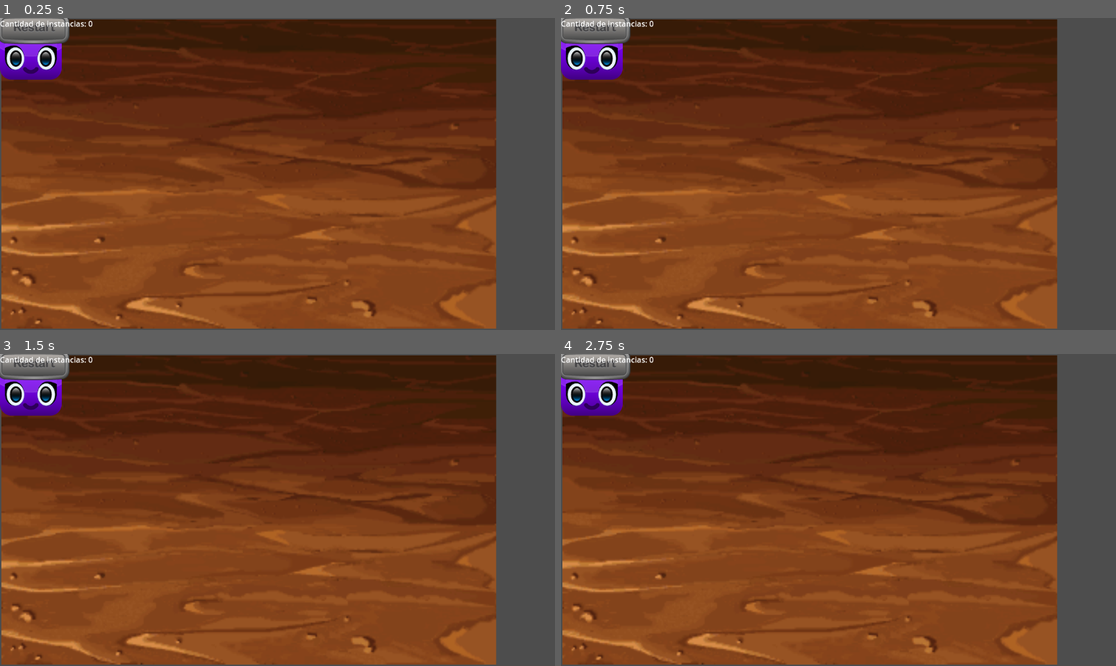
Above: before the commit, frames 1-4 (two rows, left to right).
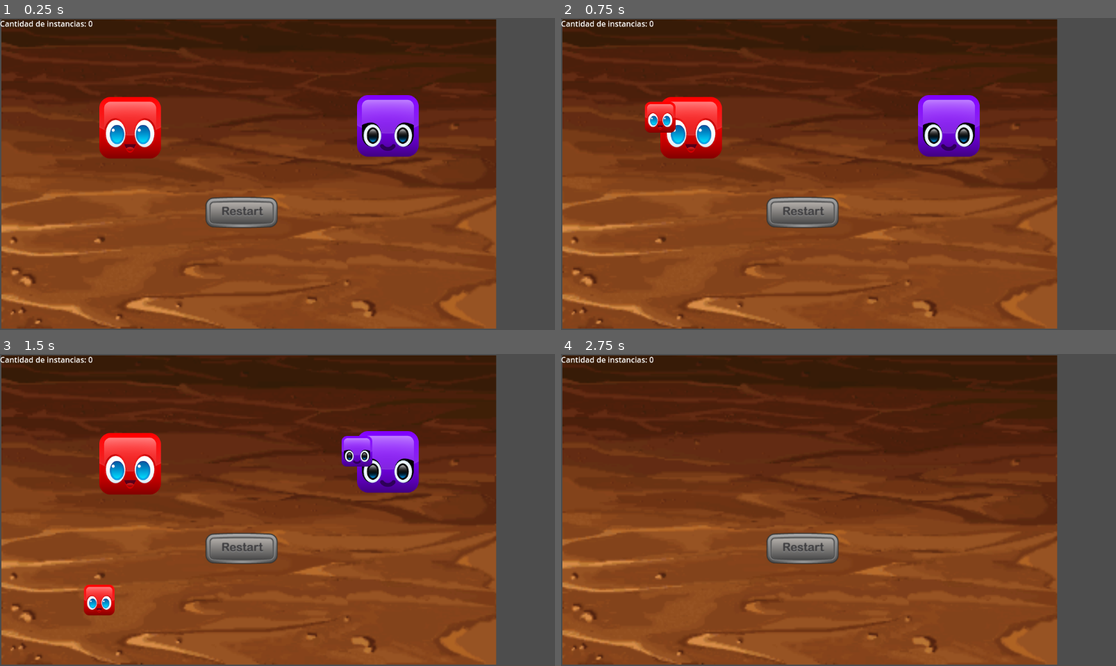
Above: after the commit, the same moments.

Repository: Agustin-GD/ejercicio_senales_AGD
Game: Godot game, scene res://scenes/Menu/Menu.tscn
Two runs of this game, one before a commit and one after it. Both use one fixed random seed, a clock stepped at 60 frames per second and the inputs below.
Inputs (mouse positions are in pixels of both pictures, inside the frame that each line leads up to; where the layout moved, square brackets give the same spot in the first picture):
- Up to frame 1 (0.25 s): no input
- Up to frame 2 (0.75 s): click (688, 127) [594, 49] at 0.5 s
- Up to frame 3 (1.5 s): click (388, 463) [33, 385] at 1.25 s
- Up to frame 4 (2.75 s): click (799, 547) [594, 363] at 2 s

The runs differ from the first frame. In frame 1, 7.8% of the frame differs, in the area x 0-76%, y 0-68%; in frame 2, 8.1%; in frame 3, 8.6%, in the area x 0-76%, y 0-84%; in frame 4, 3.5%.
Error before the commit: Invalid call. Nonexistent function 'instance' in base 'PackedScene'. (res://scenes/Buttons/VioletGenerator/VioletGenerator.gd:17)

Commit message:
Reset funcional y bug fixes
Reset ahora deletea todo, arreglada la funcionalidad del instance, era instantiate, error de mi parte, corregido.

Diff:
--- a/scenes/Buttons/RedGenerator/RedGenerator.gd
+++ b/scenes/Buttons/RedGenerator/RedGenerator.gd
@@ -11,12 +11,14 @@
 	pass
 
 
-func _on_button_down():
-	generate_block() #Efectua la función generate_block.
-
 func generate_block():
-	var Clon_Block = preload("res://scenes/Blocks/Red/BlockRed.tscn").instance() #Instancia la escena.
+	var scene_Block = preload("res://scenes/Blocks/Red/BlockRed.tscn") #Instancia la escena.
+	var Clon_Block = scene_Block.instantiate()
 	add_child (Clon_Block) #Jerarquiza por debajo de la escena original al bloque generado.
 
 func delete():
 	queue_free() #Elimina la instancia
+
+
+func _on_button_down():
+		generate_block() #Efectua la función generate_block.
--- a/scenes/Buttons/RedGenerator/RedGenerator.tscn
+++ b/scenes/Buttons/RedGenerator/RedGenerator.tscn
@@ -4,6 +4,7 @@
 [ext_resource type="Script" path="res://scenes/Buttons/RedGenerator/RedGenerator.gd" id="2_vjrkn"]
 
 [node name="RedGenerator" type="TextureButton"]
+action_mode = 0
 texture_normal = ExtResource("1")
 script = ExtResource("2_vjrkn")
 
--- /dev/null
+++ b/scenes/Buttons/Reset/Reset.gd
@@ -0,0 +1,16 @@
+extends TextureButton
+
+
+# Called when the node enters the scene tree for the first time.
+func _ready():
+	pass # Replace with function body.
+
+
+# Called every frame. 'delta' is the elapsed time since the previous frame.
+func _process(delta):
+	pass
+
+
+func _on_button_down():
+	for block in get_tree().get_nodes_in_group("blocks"):
+		block.delete() #llama todos los blocks en el grupo y ejecuta .delete()
--- a/scenes/Buttons/Reset/Reset.tscn
+++ b/scenes/Buttons/Reset/Reset.tscn
@@ -1,11 +1,10 @@
-[gd_scene load_steps=2 format=2]
+[gd_scene load_steps=3 format=3 uid="uid://b5t4tbdtjl1xv"]
 
-[ext_resource path="res://assets/restart.png" type="Texture" id=1]
+[ext_resource type="Texture2D" uid="uid://dlrbytvyhp1kb" path="res://assets/restart.png" id="1"]
+[ext_resource type="Script" path="res://scenes/Buttons/Reset/Reset.gd" id="2_bofam"]
 
 [node name="Reset" type="TextureButton"]
-margin_right = 40.0
-margin_bottom = 40.0
-texture_normal = ExtResource( 1 )
-__meta__ = {
-"_edit_use_anchors_": false
-}
+texture_normal = ExtResource("1")
+script = ExtResource("2_bofam")
+
+[connection signal="button_down" from="." to="." method="_on_button_down"]
--- a/scenes/Buttons/VioletGenerator/VioletGenerator.gd
+++ b/scenes/Buttons/VioletGenerator/VioletGenerator.gd
@@ -14,7 +14,8 @@
 	generate_block() #Efectua la función generate_block.
 
 func generate_block():
-	var Clon_Block = preload("res://scenes/Blocks/Violet/BlockViolet.tscn").instance() #Instancia la escena.
+	var scene_Block = preload("res://scenes/Blocks/Violet/BlockViolet.tscn")#Instancia la escena.
+	var Clon_Block = scene_Block.instantiate()
 	add_child (Clon_Block) #Jerarquiza por debajo de la escena original al bloque generado.
 
 func delete():
--- a/scenes/Buttons/VioletGenerator/VioletGenerator.tscn
+++ b/scenes/Buttons/VioletGenerator/VioletGenerator.tscn
@@ -4,6 +4,7 @@
 [ext_resource type="Script" path="res://scenes/Buttons/VioletGenerator/VioletGenerator.gd" id="2_fhfhb"]
 
 [node name="VioletGenerator" type="TextureButton"]
+action_mode = 0
 texture_normal = ExtResource("1")
 script = ExtResource("2_fhfhb")
 
--- a/scenes/Menu/Menu.tscn
+++ b/scenes/Menu/Menu.tscn
@@ -18,14 +18,22 @@
 texture = ExtResource("1")
 
 [node name="RedGenerator" parent="." groups=["blocks"] instance=ExtResource("3")]
+offset_left = 206.0
+offset_top = 164.0
+offset_right = 334.0
+offset_bottom = 292.0
 
 [node name="VioletGenerator" parent="." groups=["blocks"] instance=ExtResource("2")]
+offset_left = 741.0
+offset_top = 160.0
+offset_right = 869.0
+offset_bottom = 288.0
 
 [node name="Reset" parent="." instance=ExtResource("4")]
-offset_left = -7.0
-offset_top = -12.0
-offset_right = 145.0
-offset_bottom = 55.0
+offset_left = 425.0
+offset_top = 370.0
+offset_right = 577.0
+offset_bottom = 437.0
 
 [node name="Floor" type="StaticBody2D" parent="."]
 position = Vector2(513.885, 577.225)
Not shown: 1 places in scenes/Menu/Menu.tscn that only renumber resources
